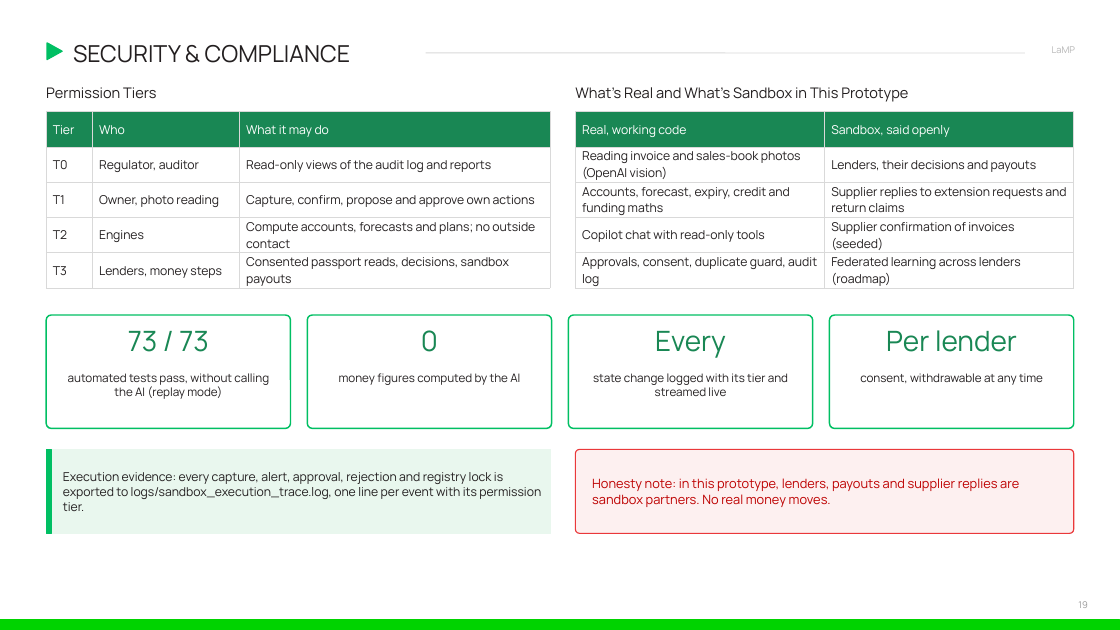
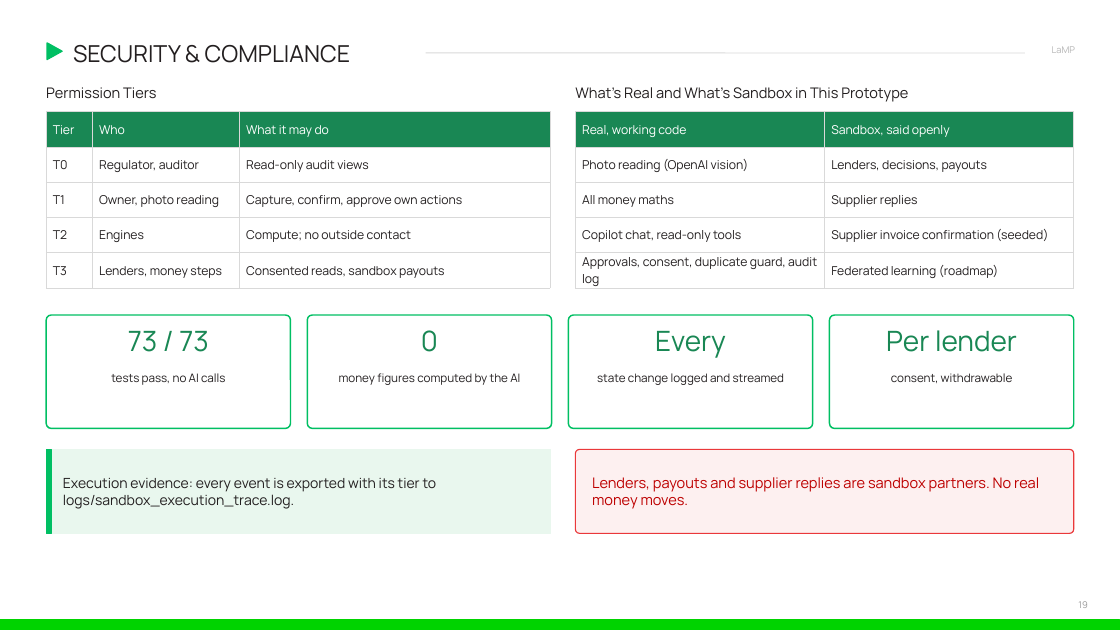
Before and after one commit to ishmam259/lamp-copilot, a slide deck: slide 19 of deck/LaMP-Copilot.pptx. Drawn at 1120x630 pixels with LibreOffice and Linux fonts; fonts in the diff are those of the drawing. Boxes give left, top, right and bottom in pixels: in the first picture for what was removed or moved away, otherwise in the second. Text is boxed around its words. In the diff, an @@ line names an element or a change of style, - is before the commit and + after.

Commit message:
deck: cut wordy slides by about a third, larger text, full team names

```diff
--- a/deck/LaMP-Copilot.pptx
+++ b/deck/LaMP-Copilot.pptx
@@ table at bbox=[46, 112, 550, 282] @@
-row 2, column 3: Read-only views of the audit log and reports
+row 2, column 3: Read-only audit views
-row 3, column 3: Capture, confirm, propose and approve own actions
+row 3, column 3: Capture, confirm, approve own actions
-row 4, column 3: Compute accounts, forecasts and plans; no outside contact
+row 4, column 3: Compute; no outside contact
-row 5, column 3: Consented passport reads, decisions, sandbox payouts
+row 5, column 3: Consented reads, sandbox payouts
@@ table at bbox=[576, 112, 1075, 290] @@
-row 2, column 1: Reading invoice and sales-book photos (OpenAI vision)
+row 2, column 1: Photo reading (OpenAI vision)
-row 2, column 2: Lenders, their decisions and payouts
+row 2, column 2: Lenders, decisions, payouts
-row 3, column 1: Accounts, forecast, expiry, credit and funding maths
+row 3, column 1: All money maths
-row 3, column 2: Supplier replies to extension requests and return claims
+row 3, column 2: Supplier replies
-row 4, column 1: Copilot chat with read-only tools
+row 4, column 1: Copilot chat, read-only tools
-row 4, column 2: Supplier confirmation of invoices (seeded)
+row 4, column 2: Supplier invoice confirmation (seeded)
-row 5, column 2: Federated learning across lenders (roadmap)
+row 5, column 2: Federated learning (roadmap)
@@ text at bbox=[111, 373, 225, 385]: text changed @@
-automated tests pass, without calling the AI (replay mode)
+tests pass, no AI calls
@@ text at bbox=[597, 373, 785, 385]: text changed @@
-state change logged with its tier and streamed live
+state change logged and streamed
@@ text at bbox=[891, 373, 1013, 383]: text changed @@
-consent, withdrawable at any time
+consent, withdrawable
@@ text at bbox=[63, 478, 437, 509]: text changed; size 10.5 to 12 pt @@
-Execution evidence: every capture, alert, approval, rejection and registry lock is exported to logs/sandbox_execution_trace.log, one line per event with its permission tier.
+Execution evidence: every event is exported with its tier to logs/sandbox_execution_trace.log.
@@ text at bbox=[592, 477, 1039, 509]: text changed; size 11 to 12.5 pt @@
-Honesty note: in this prototype, lenders, payouts and supplier replies are sandbox partners. No real money moves.
+Lenders, payouts and supplier replies are sandbox partners. No real money moves.
```
Also in this commit, not shown: 21 other slides changed, 2 other files.
